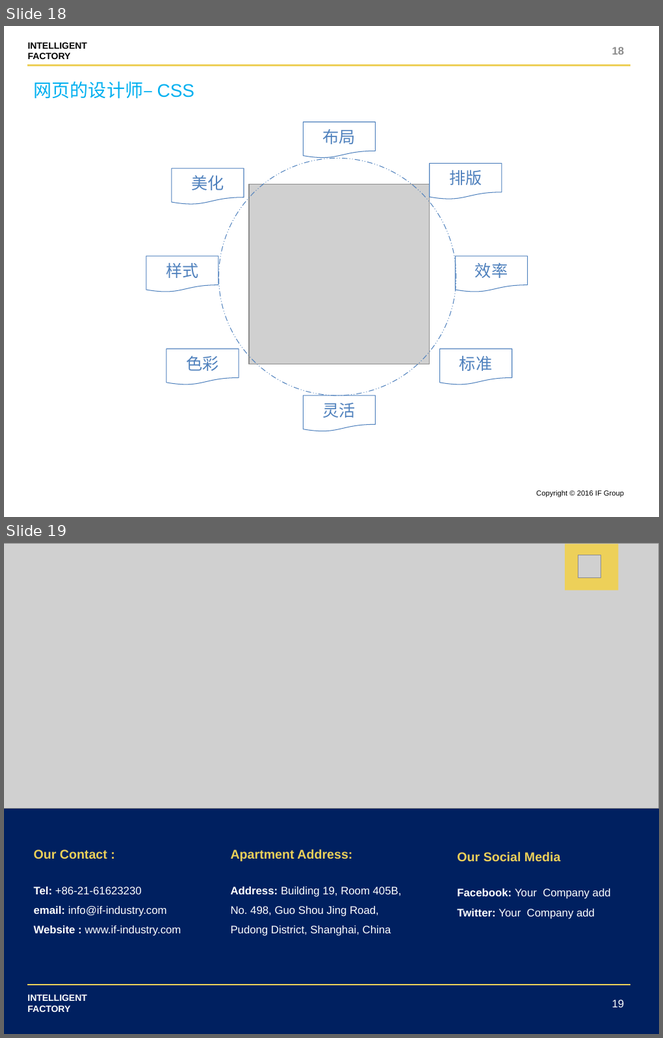
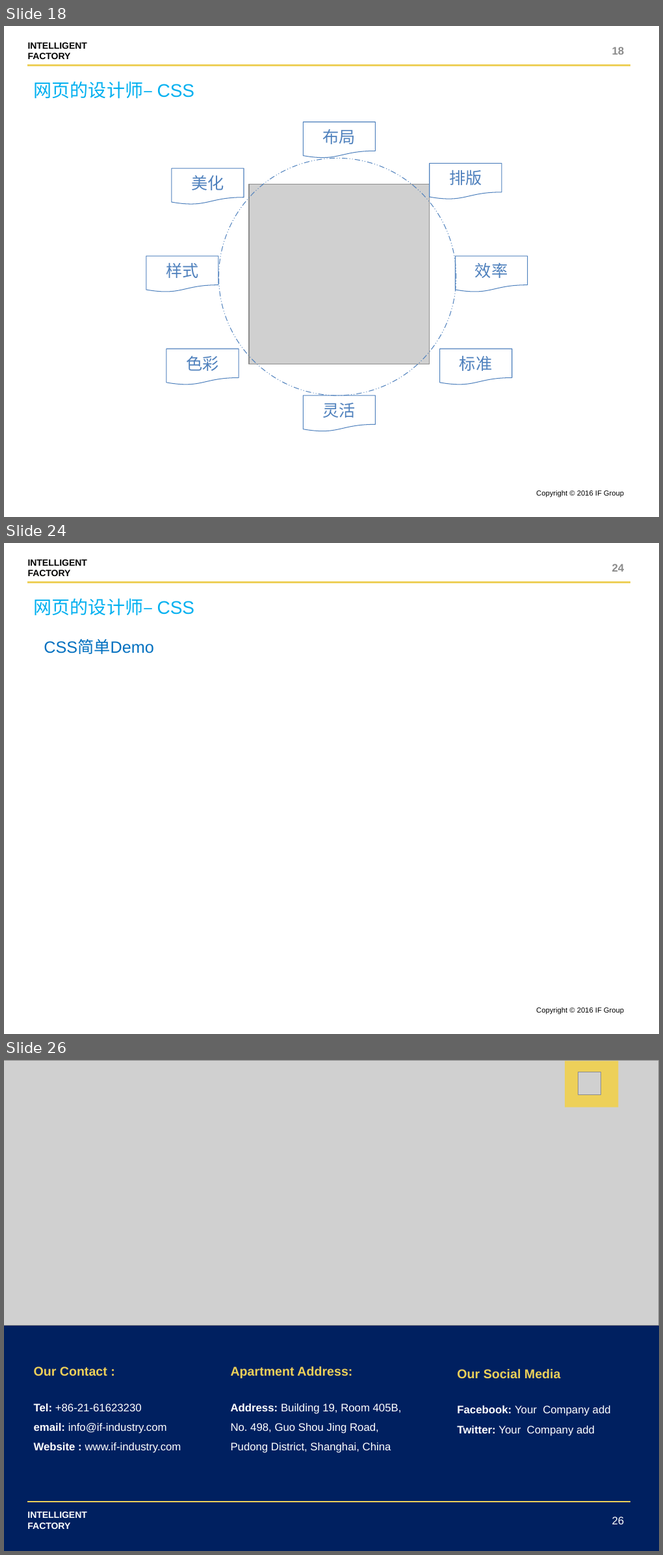
Before and after one commit to shentianyi/CompanyCource, a slide deck: CodeMonkey/cs05 UI前端/UI设计.pptx. Shown one above the other, each under a label of ours: slides 18 and 19 before the commit, slides 18, 24 and 26 after it; the slides between them are not shown. The pictures are 663x1038 and 663x1555 pixels, drawn with LibreOffice and Linux fonts; fonts in the diff are those of the drawing; grey boxes stand for pictures. Boxes give left, top, right and bottom in pixels: in the first picture for what was removed or moved away, otherwise in the second. Text is boxed around its words. In the diff, an @@ line names an element or a change of style, - is before the commit and + after.

```diff
--- a/CodeMonkey/cs05 UI前端/UI设计.pptx
+++ b/CodeMonkey/cs05 UI前端/UI设计.pptx
@@ slide 24 added at bbox=[4, 543, 659, 1034], background #FFFFFF; not listed: 3 template elements that a slide beside it also shows @@
@@ page number added at bbox=[612, 564, 625, 572], 12 pt, text #8C8C8C, bold @@
+24
@@ text added at bbox=[34, 598, 195, 616], 20 pt, text #00B0F0 @@
+网页的设计师– CSS
@@ text added at bbox=[44, 640, 154, 654], 18 pt, text #0070C0 @@
+CSS简单Demo
@@ what was slide 19 is now slide 26 @@
@@ page number at bbox=[612, 1517, 625, 1525]: text changed @@
-19
+26
```
Also in this commit, not shown: 6 other slides added, 1 other file.
